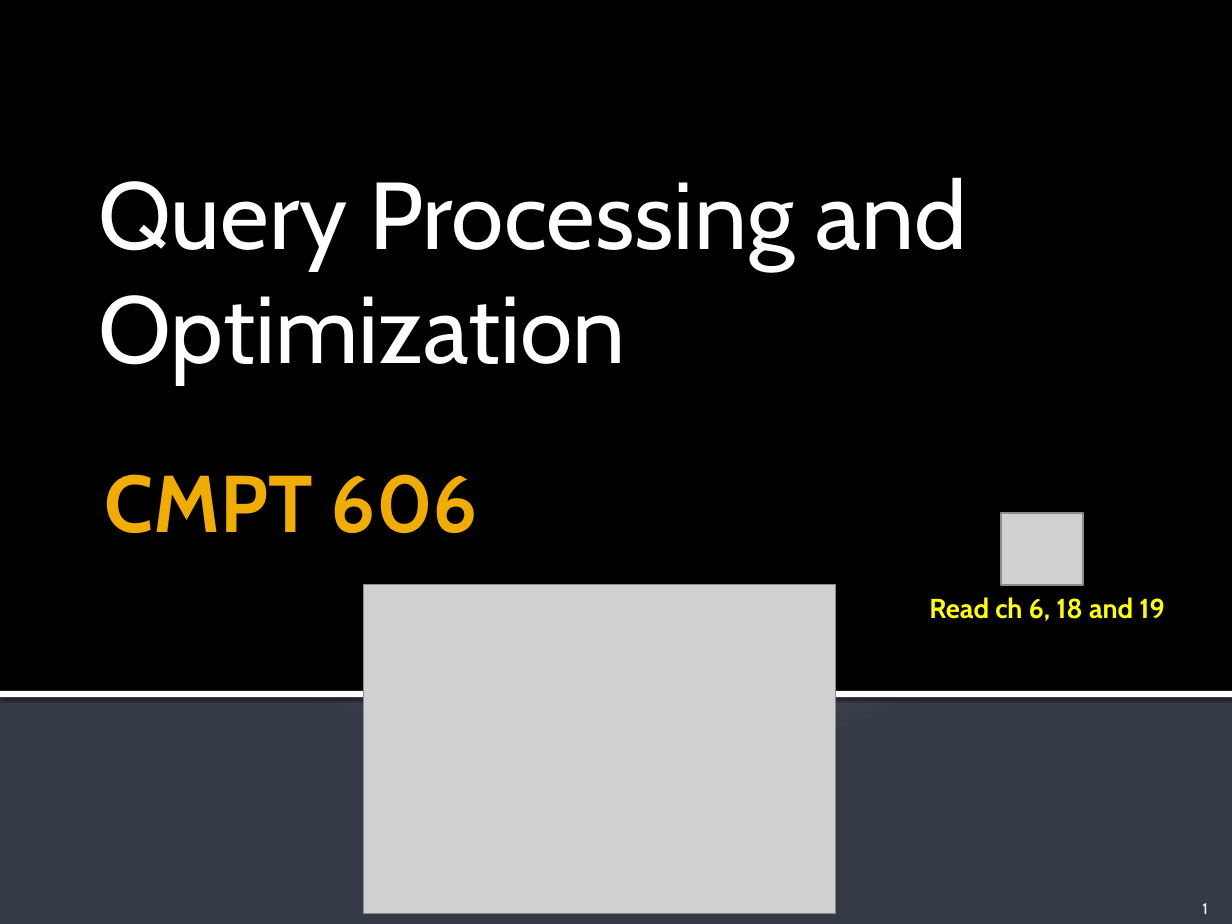
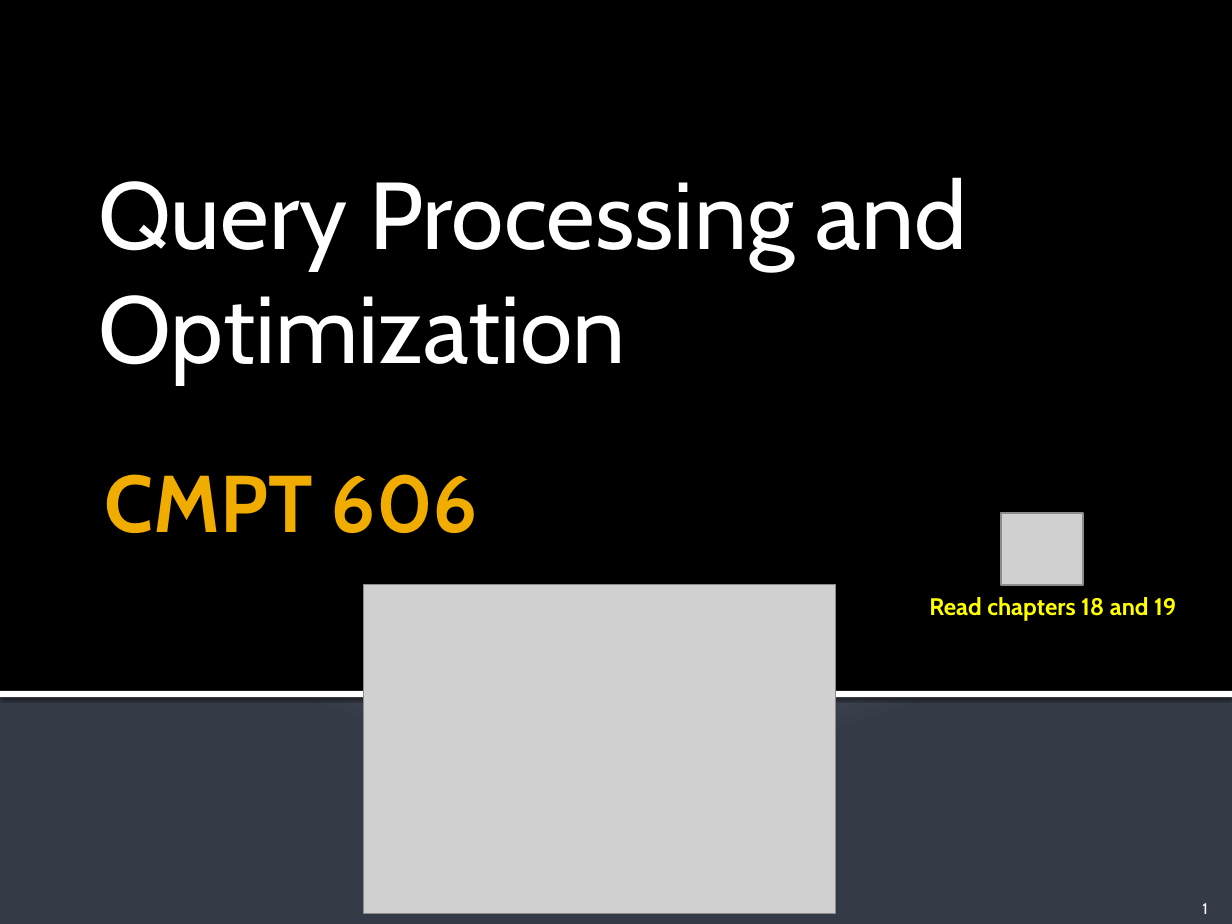
Before and after one commit to cmpt606f19/cmpt606-content, a slide deck: slide 1 of Lectures/09 Query Processing & Optimization.pptx. Drawn at 1232x924 pixels with LibreOffice and Linux fonts; fonts in the diff are those of the drawing; grey boxes stand for pictures. Boxes give left, top, right and bottom in pixels: in the first picture for what was removed or moved away, otherwise in the second. Text is boxed around its words. In the diff, an @@ line names an element or a change of style, - is before the commit and + after.

```diff
--- a/Lectures/09 Query Processing & Optimization.pptx
+++ b/Lectures/09 Query Processing & Optimization.pptx
@@ text at [929,597,1176,621]: text changed; size 16 to 14 pt @@
-Read ch 6, 18 and 19
+Read chapters 18 and 19
```
Also in this commit, not shown: 9 other slides changed, 7 slides removed, 1 other file.
